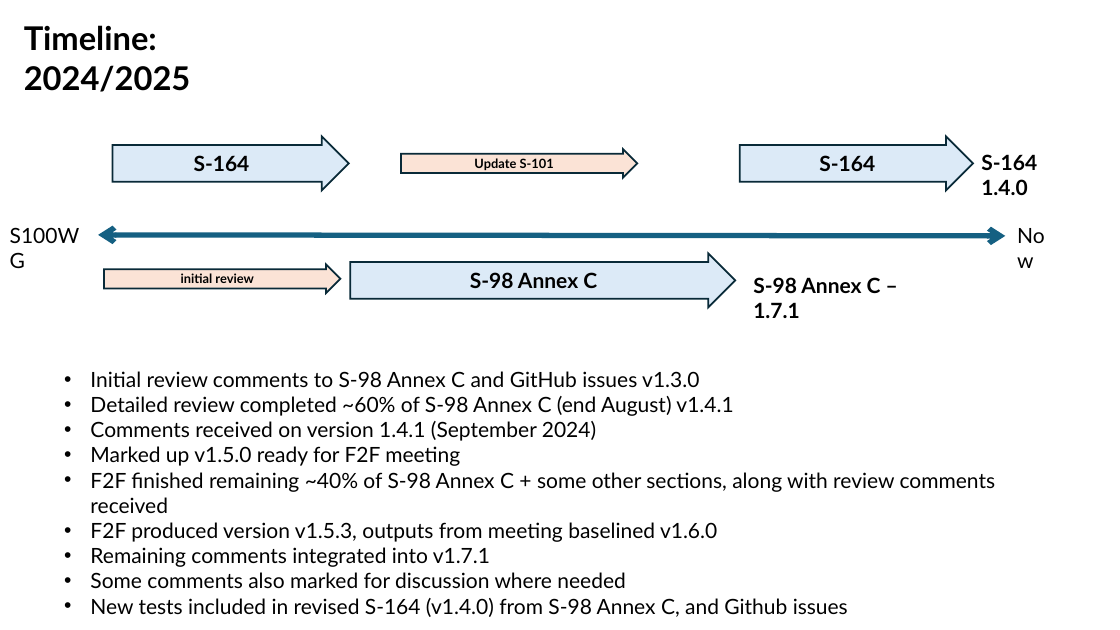
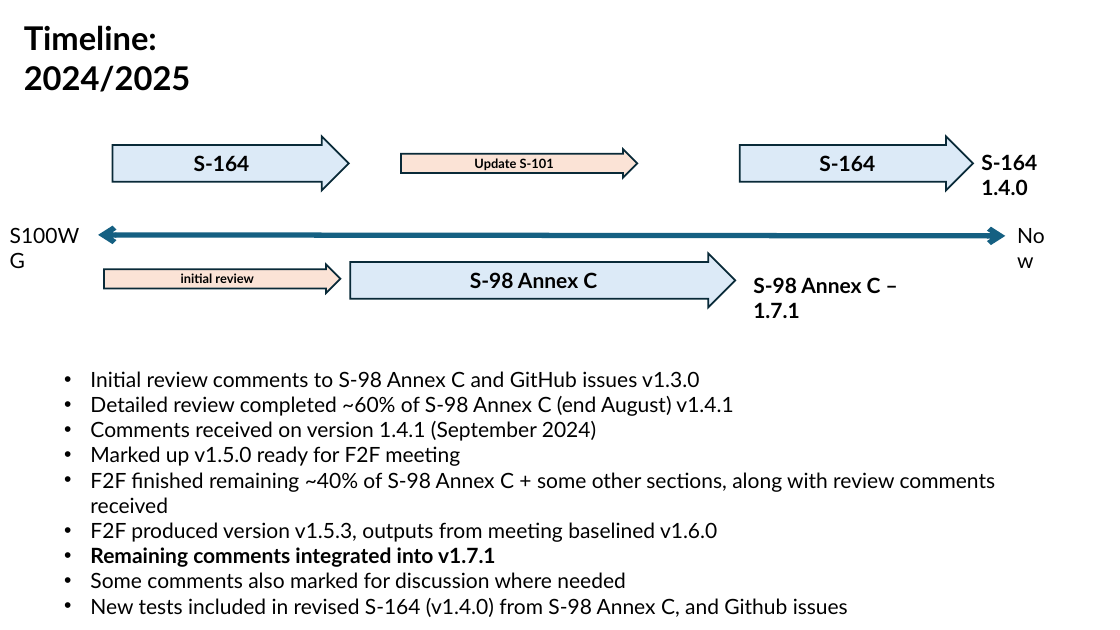
Before and after one commit to iho-ohi/98-interoperability, a slide deck: slide 3 of documents/1.7.2/AnnexCMeeting13Nov2024.pptx. Drawn at 1120x630 pixels with LibreOffice and Linux fonts; fonts in the diff are those of the drawing. Boxes give left, top, right and bottom in pixels: in the first picture for what was removed or moved away, otherwise in the second. Text is boxed around its words. In the diff, an @@ line names an element or a change of style, - is before the commit and + after.

```diff
--- a/documents/1.7.2/AnnexCMeeting13Nov2024.pptx
+++ b/documents/1.7.2/AnnexCMeeting13Nov2024.pptx
@@ text at box(90, 547, 496, 567): bold on in "Remaining comments integrated into v1.7.1" @@
```
Also in this commit, not shown: 14 other files.
